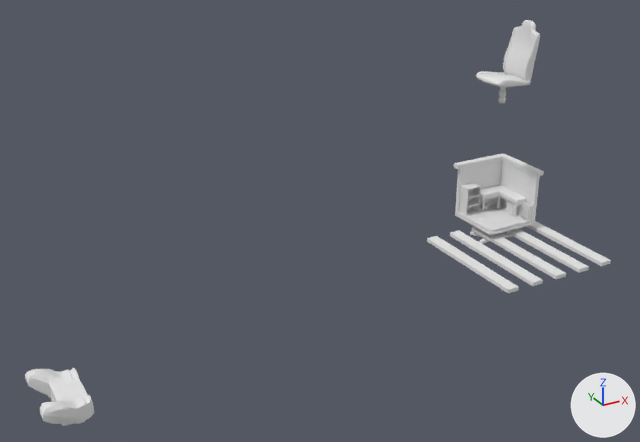
The Blender file 1_hyerin.blend as it was, and as the next commit left it.
One viewpoint serves both versions: a 50 mm camera at (-12.3, -28.3, 14.7) aimed at (-0.4, -6.6, 3.8). Lighting does not change. The marker at lower right points along +X, +Y and +Z.

In view in the first picture: 'Cube.004', 'Cube.006', 'Cube.010', 'bookshelf', 'chair_back', 'chair_legs', 'desk', 'floor', 'top', 'wall'.
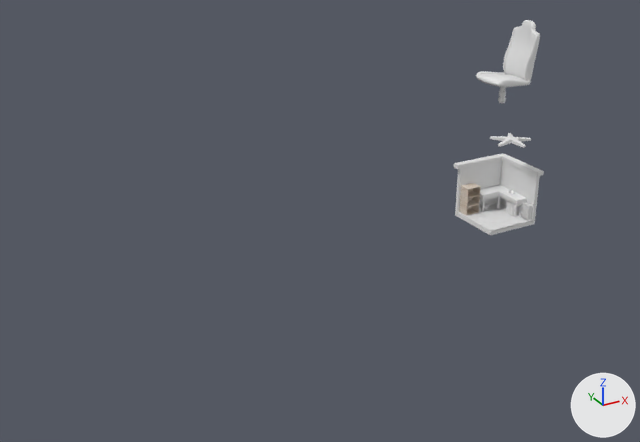
Changed parts and their boxes (x1, y1, x2, y2) in the pictures (640 x 442 px):
'Cube.006', deleted
    before: (427, 221, 611, 293)
'Cube.010', deleted
    before: (25, 368, 94, 426)
'chair_legs', moved
    before: (470, 232, 512, 244)
    after: (490, 133, 531, 148)
'Cylinder.002', deleted
    before: (75, 420, 86, 424)

The change in detail:
Object 'Cube.006' (ob_cube_006) is deleted.
Object 'bookshelf' (ob_bookshelf) gains a BEVEL modifier named 'Bevel'.
Modifier setting: width = 0.11.
Modifier setting: width_pct = 0.11.
Modifier setting: segments = 2.
Object 'Cube.004' (ob_cube_004) gains a BEVEL modifier named 'Bevel'.
Modifier setting: segments = 3.
Object 'chair_legs' (ob_chair_legs) moves from (8.3, -4.43, 0.51) to (10.52, -2.51, 3.46).
Object 'Cube.010' (ob_cube_010) is deleted.
Object 'Cylinder.001' (ob_cylinder_001) is deleted.
Object 'Cylinder.002' (ob_cylinder_002) is deleted.
